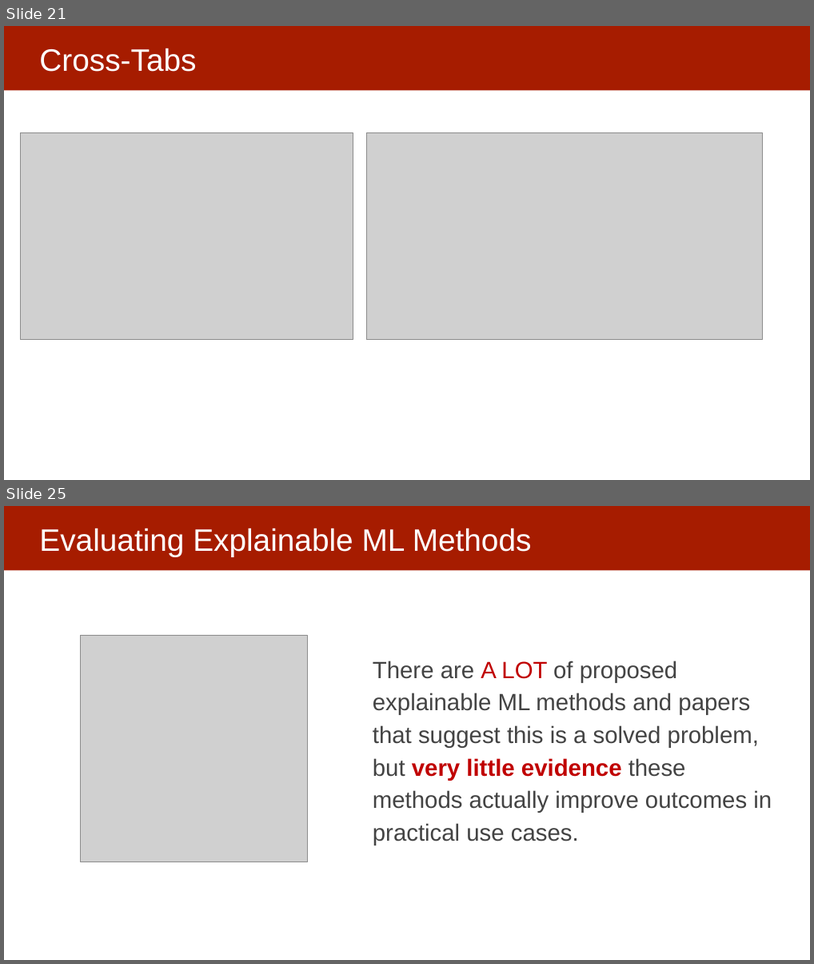
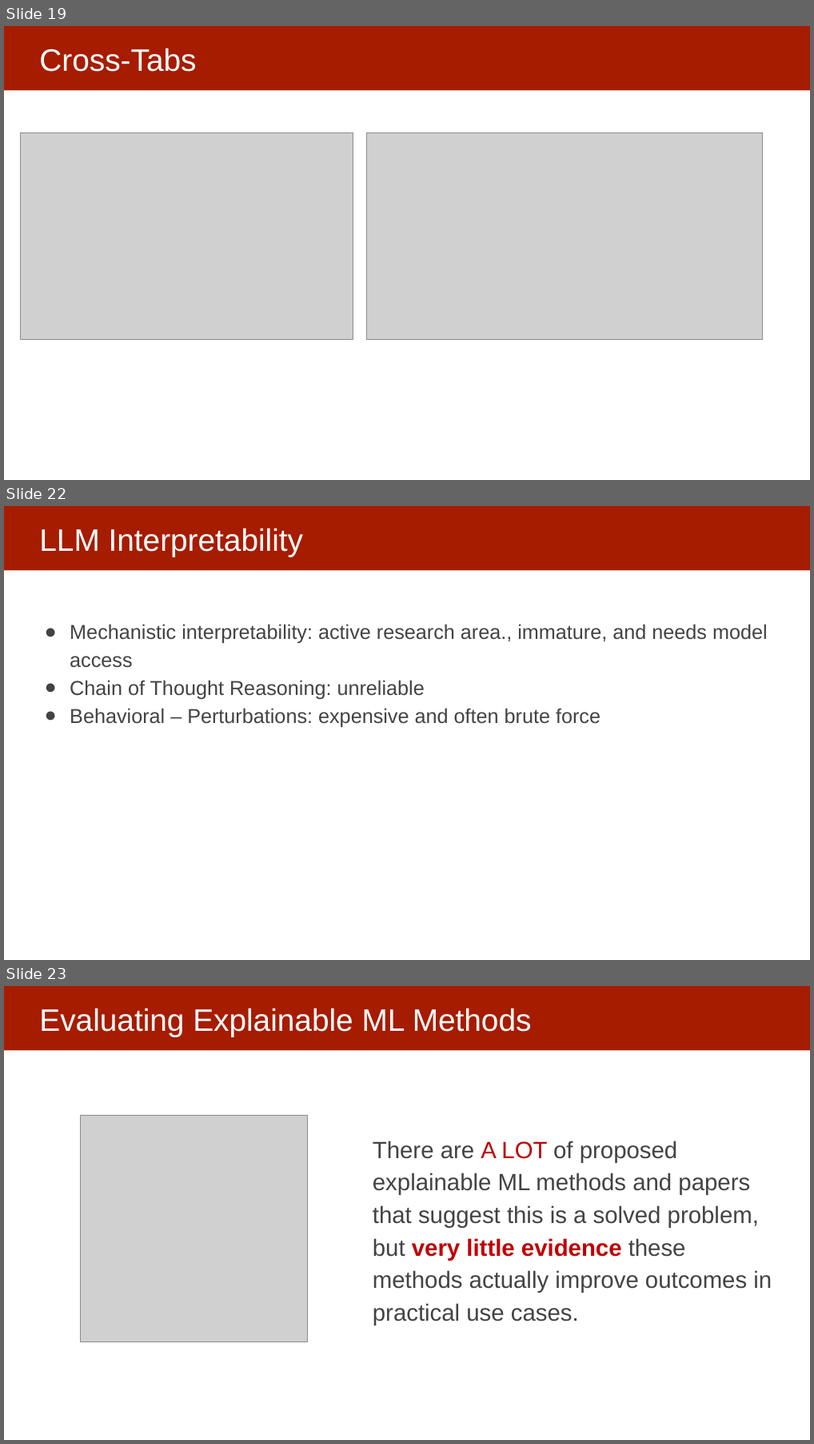
Before and after one commit to dssg/mlforpublicpolicylab, a slide deck: Lectures/16-interpretability-part-1.pptx. Shown one above the other, each under a label of ours: slides 21 and 25 before the commit, slides 19, 22 and 23 after it; the slides between them are not shown. The pictures are 814x964 and 814x1444 pixels, drawn with LibreOffice and Linux fonts; fonts in the diff are those of the drawing; grey boxes stand for pictures. Boxes give left, top, right and bottom in pixels: in the first picture for what was removed or moved away, otherwise in the second. Text is boxed around its words. In the diff, an @@ line names an element or a change of style, - is before the commit and + after.

```diff
--- a/Lectures/16-interpretability-part-1.pptx
+++ b/Lectures/16-interpretability-part-1.pptx
@@ slide 22 added at (x1=4, y1=506, x2=810, y2=960), background #FFFFFF; not listed: 1 template element that a slide beside it also shows @@
@@ title added at (x1=39, y1=528, x2=303, y2=556), 37 pt, text #FFFFFF @@
+LLM Interpretability
@@ text added at (x1=70, y1=624, x2=768, y2=727), 24 pt, text #434343 @@
+● Mechanistic interpretability: active research area., immature, and needs model access
+● Chain of Thought Reasoning: unreliable
+● Behavioral – Perturbations: expensive and often brute force
@@ what was slide 21 is now slide 19 @@
@@ what was slide 25 is now slide 23 @@
```
Also in this commit, not shown: 12 slides changed, 4 other slides added, 4 slides removed.
